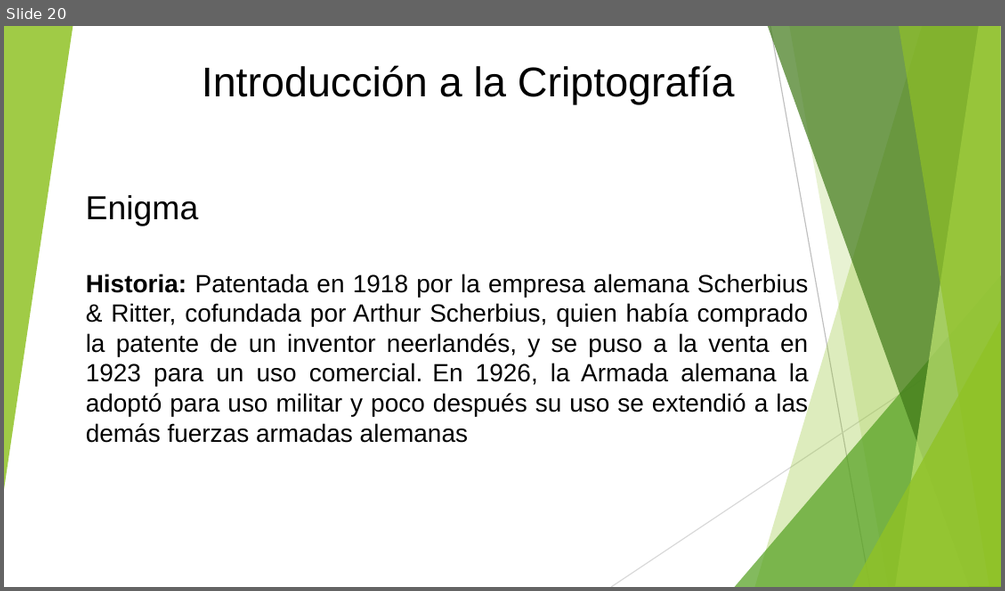
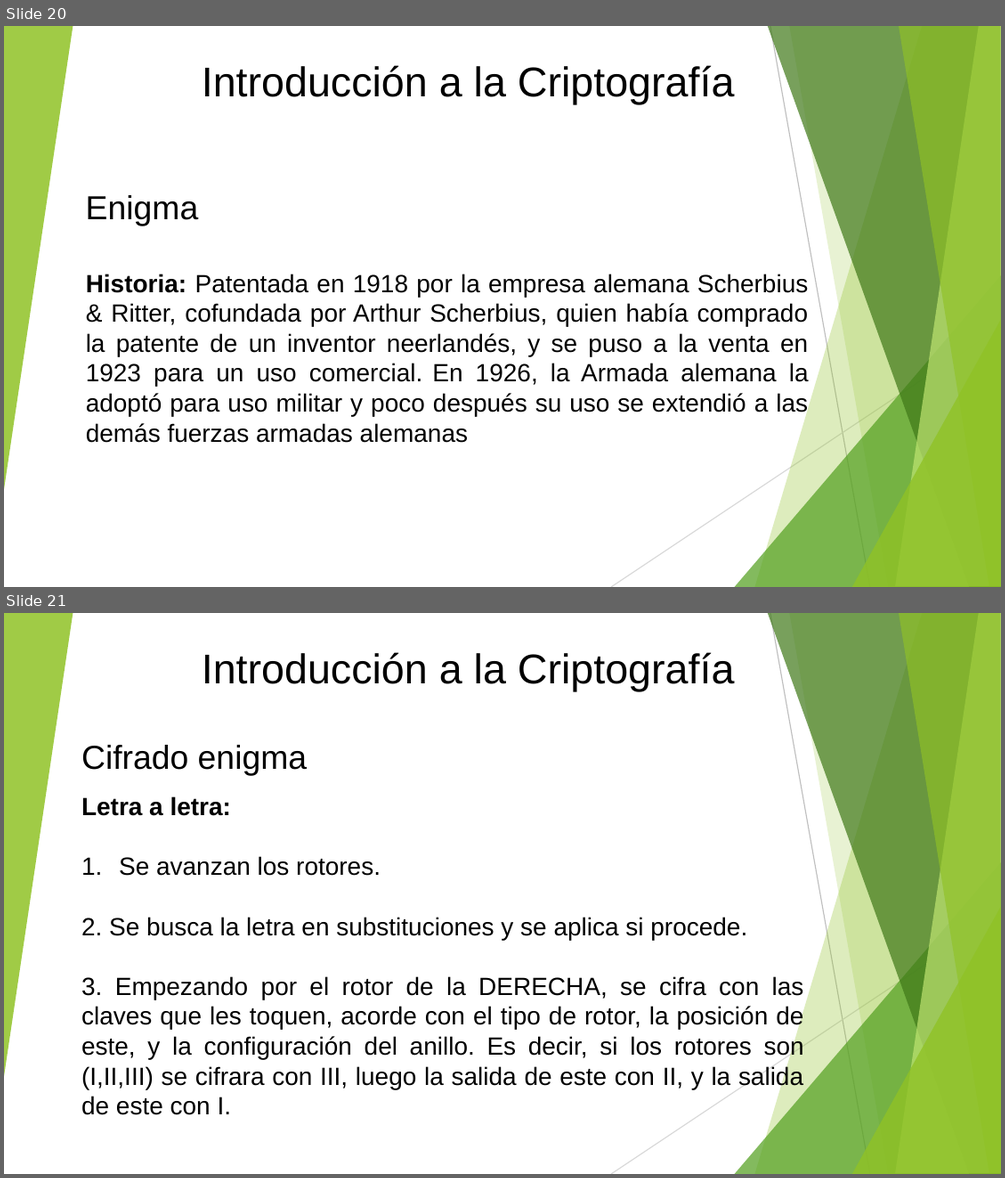
Before and after one commit to johaning91/criptografia, a slide deck: Presentacion.pptx. Shown one above the other, each under a label of ours: slide 20 before the commit, slides 20 and 21 after it. The pictures are 1005x591 and 1005x1178 pixels, drawn with LibreOffice and Linux fonts; fonts in the diff are those of the drawing. Boxes give left, top, right and bottom in pixels: in the first picture for what was removed or moved away, otherwise in the second. Text is boxed around its words. In the diff, an @@ line names an element or a change of style, - is before the commit and + after.

```diff
--- a/Presentacion.pptx
+++ b/Presentacion.pptx
@@ slide 21 added at (4,613,1001,1174), background #FFFFFF; not listed: 10 template elements that a slide beside it also shows @@
@@ text added at (202,652,735,691), 30 pt, text #000000 @@
+Introducción a la Criptografía
@@ text added at (81,745,307,775), 24 pt, text #000000 @@
+Cifrado enigma
@@ text added at (81,916,804,1115), 18 pt, text #000000 @@
+Letra a letra:
+1. Se avanzan los rotores.
+2. Se busca la letra en substituciones y se aplica si procede.
+3. Empezando por el rotor de la DERECHA, se cifra con las claves que les toquen, acorde con el tipo de rotor, la posición de este, y la configuración del anillo. Es decir, si los rotores son (I,II,III) se cifrara con III, luego la salida de este con II, y la salida de este con I.
```
Also in this commit, not shown: 1 slide changed, 4 other slides added, 1 slide removed.
